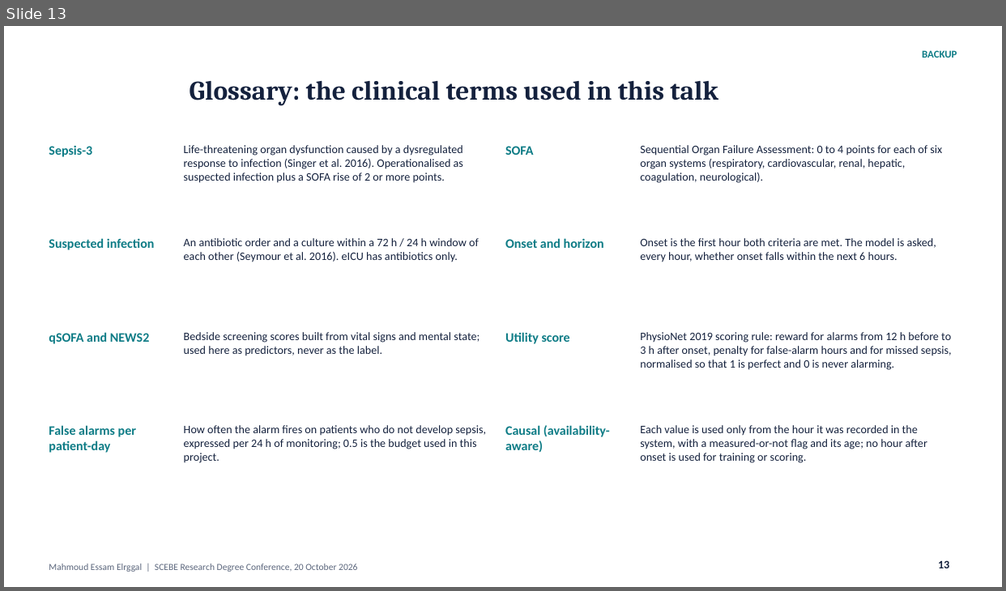
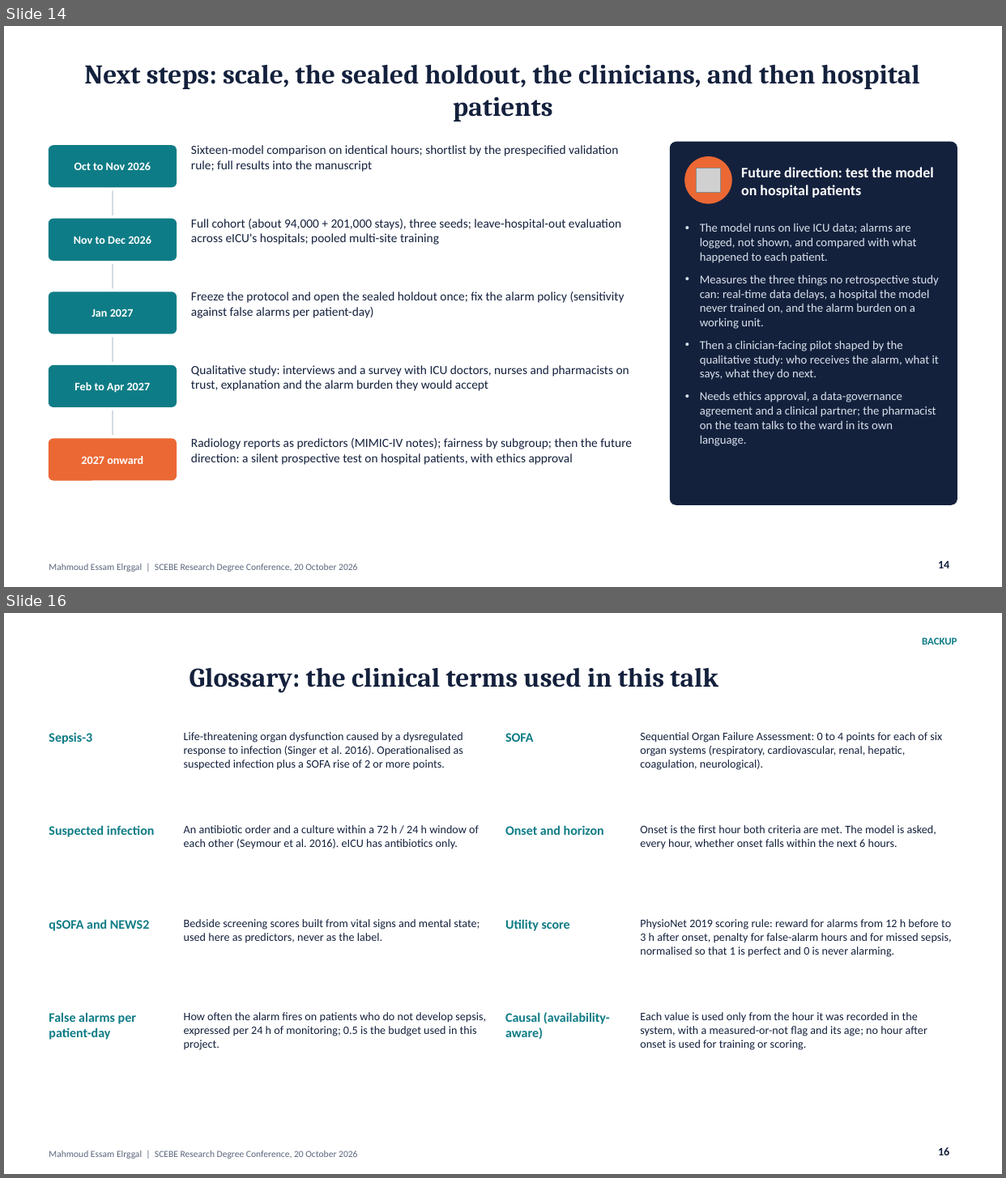
Before and after one commit to mahmoudddj/datasciencecoursera1, a slide deck: dev/presentation/Elrggal_Mahmoud_SCEBE2026.pptx. Shown one above the other, each under a label of ours: slide 13 before the commit, slides 14 and 16 after it; the slides between them are not shown. The pictures are 1006x591 and 1006x1178 pixels, drawn with LibreOffice and Linux fonts; fonts in the diff are those of the drawing; grey boxes stand for pictures. Boxes give left, top, right and bottom in pixels: in the first picture for what was removed or moved away, otherwise in the second. Text is boxed around its words. In the diff, an @@ line names an element or a change of style, - is before the commit and + after.

```diff
--- a/dev/presentation/Elrggal_Mahmoud_SCEBE2026.pptx
+++ b/dev/presentation/Elrggal_Mahmoud_SCEBE2026.pptx
@@ slide 14 added at [4, 26, 1002, 587], background #FFFFFF; not listed: 1 template element that a slide beside it also shows @@
@@ title added at [84, 64, 920, 122], 26 pt, text #14213D, bold @@
+Next steps: scale, the sealed holdout, the clinicians, and then hospital patients
@@ rounded rectangle added at [49, 146, 177, 187], fill #0E7C86, outline #0E7C86 1 pt @@
@@ text added at [191, 145, 618, 172], 12 pt, text #14213D @@
+Sixteen-model comparison on identical hours; shortlist by the prespecified validation rule; full results into the manuscript
@@ rounded rectangle added at [671, 142, 957, 506], fill #14213D, outline #14213D 0.75 pt @@
@@ text added at [74, 162, 151, 170], 11 pt, text #FFFFFF, bold @@
+Oct to Nov 2026
@@ ellipse added at [685, 157, 731, 203], fill #EB6834, outline #EB6834 1 pt @@
@@ picture added at [697, 169, 720, 192] @@
@@ text added at [741, 167, 933, 198], 14 pt, text #FFFFFF, bold @@
+Future direction: test the model on hospital patients
@@ line added from (113, 190) to (113, 216), #D5DCE4 1.5 pt @@
@@ rounded rectangle added at [49, 219, 177, 260], fill #0E7C86, outline #0E7C86 1 pt @@
@@ text added at [191, 219, 621, 245], 12 pt, text #14213D @@
+Full cohort (about 94,000 + 201,000 stays), three seeds; leave-hospital-out evaluation across eICU's hospitals; pooled multi-site training
@@ text added at [74, 236, 151, 244], 11 pt, text #FFFFFF, bold @@
+Nov to Dec 2026
@@ text added at [700, 223, 939, 446], 11.5 pt, text #D7E0EA @@
+• The model runs on live ICU data; alarms are logged, not shown, and compared with what happened to each patient.
+• Measures the three things no retrospective study can: real-time data delays, a hospital the model never trained on, and the alarm burden on a working unit.
+• Then a clinician-facing pilot shaped by the qualitative study: who receives the alarm, what it says, what they do next.
+• Needs ethics approval, a data-governance agreement and a clinical partner; the pharmacist on the team talks to the ward in its own language.
@@ line added from (113, 264) to (113, 288), #D5DCE4 1.5 pt @@
@@ rounded rectangle added at [49, 292, 177, 334], fill #0E7C86, outline #0E7C86 1 pt @@
@@ text added at [191, 292, 624, 318], 12 pt, text #14213D @@
+Freeze the protocol and open the sealed holdout once; fix the alarm policy (sensitivity against false alarms per patient-day)
@@ text added at [91, 309, 134, 317], 11 pt, text #FFFFFF, bold @@
+Jan 2027
@@ line added from (113, 337) to (113, 362), #D5DCE4 1.5 pt @@
@@ text added at [191, 365, 629, 391], 12 pt, text #14213D @@
+Qualitative study: interviews and a survey with ICU doctors, nurses and pharmacists on trust, explanation and the alarm burden they would accept
@@ rounded rectangle added at [49, 366, 177, 407], fill #0E7C86, outline #0E7C86 1 pt @@
@@ text added at [74, 382, 151, 393], 11 pt, text #FFFFFF, bold @@
+Feb to Apr 2027
@@ line added from (113, 411) to (113, 436), #D5DCE4 1.5 pt @@
@@ text added at [191, 438, 632, 465], 12 pt, text #14213D @@
+Radiology reports as predictors (MIMIC-IV notes); fairness by subgroup; then the future direction: a silent prospective test on hospital patients, with ethics approval
@@ rounded rectangle added at [49, 439, 177, 480], fill #EB6834, outline #EB6834 1 pt @@
@@ text added at [81, 456, 143, 464], 11 pt, text #FFFFFF, bold @@
+2027 onward
@@ page number added at [938, 561, 949, 569], 11 pt, text #14213D, bold @@
+14
@@ what was slide 13 is now slide 16 @@
@@ page number at [938, 1148, 949, 1156]: text changed @@
-13
+16
```
Also in this commit, not shown: 11 slides changed, 2 other slides added, 2 other files.
